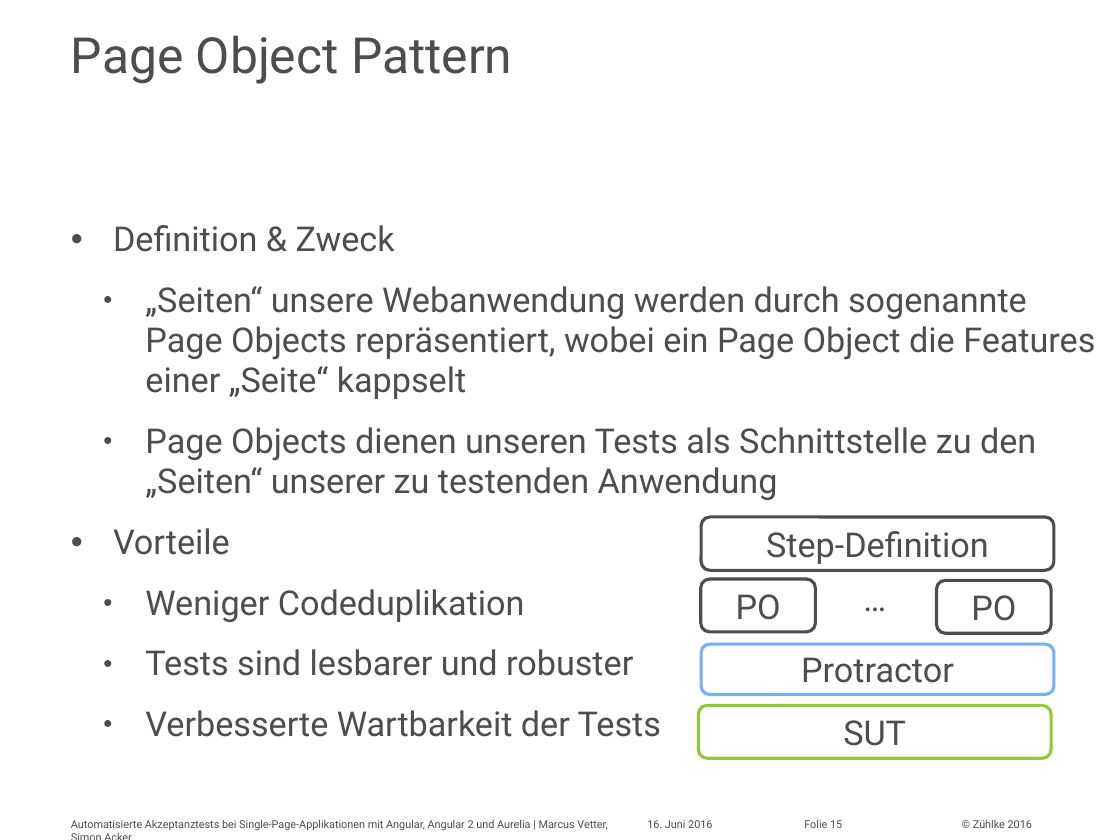
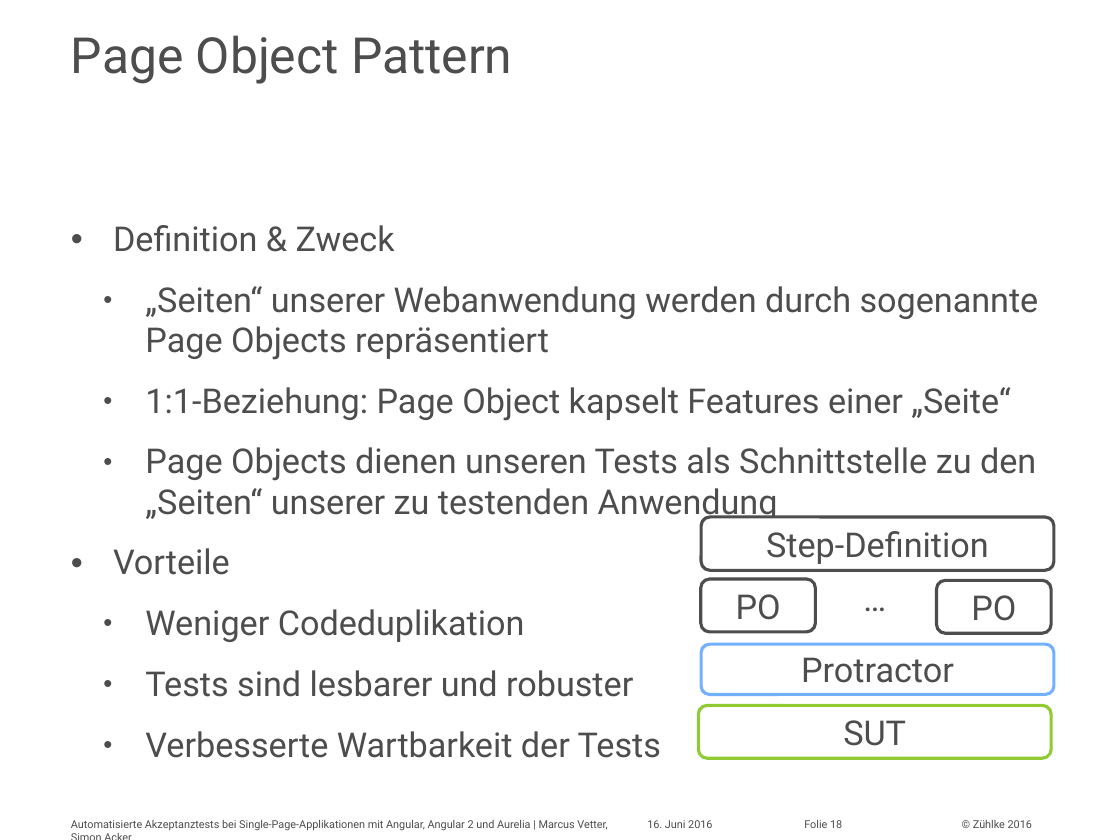
Before and after one commit to marcusvetter/yoda-chat, a slide deck: slide 18 of Vortrag_KE2016_MAVE_SIA.pptx (slide 15 before the commit). Drawn at 1120x840 pixels with LibreOffice and Linux fonts; fonts in the diff are those of the drawing. Boxes give left, top, right and bottom in pixels: in the first picture for what was removed or moved away, otherwise in the second. Text is boxed around its words. In the diff, an @@ line names an element or a change of style, - is before the commit and + after.

```diff
--- a/Vortrag_KE2016_MAVE_SIA.pptx
+++ b/Vortrag_KE2016_MAVE_SIA.pptx
@@ text at [145,286,1039,421]: text changed @@
-  • „Seiten“ unsere Webanwendung werden durch sogenannte Page Objects repräsentiert, wobei ein Page Object die Features einer „Seite“ kappselt
+  • „Seiten“ unserer Webanwendung werden durch sogenannte Page Objects repräsentiert
+  • 1:1-Beziehung: Page Object kapselt Features einer „Seite“
```
Also in this commit, not shown: 13 other slides changed, 6 slides added, 3 slides removed, 9 other files.
